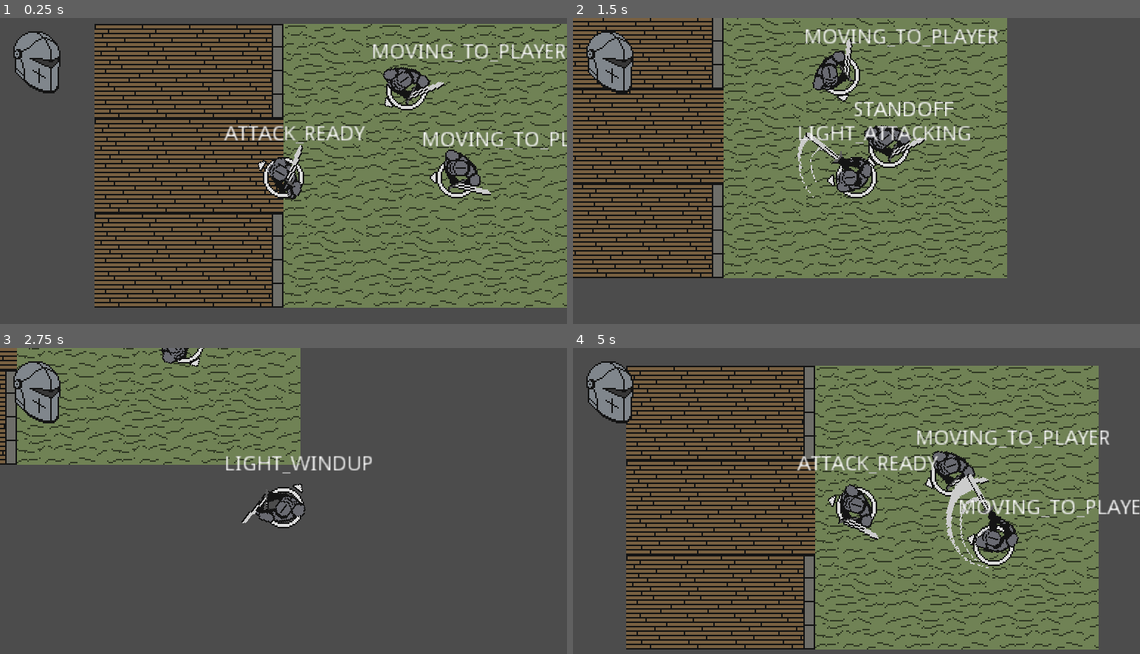
Above: before the commit, frames 1-4 (two rows, left to right).
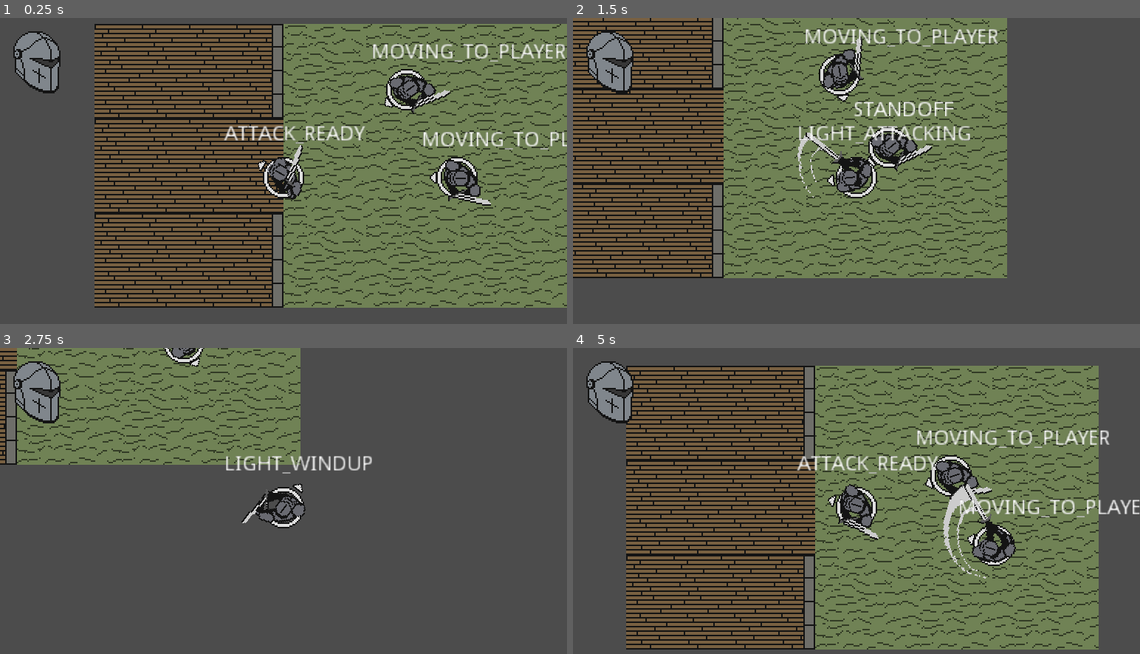
Above: after the commit, the same moments.

Repository: BGuerrero825/Slasher
Game: Godot game, scene res://Base.tscn
Same seed, same stepped clock (60 frames per second), same inputs: the game is played once before the commit and once after it.
Inputs (mouse positions are in pixels of both pictures, inside the frame that each line leads up to):
- Up to frame 1 (0.25 s): no input
- Up to frame 2 (1.5 s): move the mouse to (981, 161) at 0.52 s; press the mouse at (981, 161) at 0.53 s; hold D (move_right) 0.53-1.28 s; move the mouse to (743, 192) at 1.27 s; release the mouse at (743, 192) at 1.28 s; hold S (move_down) from 1.28 s (still down); click (743, 192) at 1.35 s
- Up to frame 3 (2.75 s): move the mouse to (340, 436) at 2.02 s; release S (move_down) at 2.03 s; press the mouse at (340, 436) at 2.03 s; hold D (move_right) from 2.03 s (still down)
- Up to frame 4 (5 s): move the mouse to (828, 571) at 2.77 s; release D (move_right) at 2.78 s; release the mouse at (828, 571) at 2.78 s; hold Up (move_up) 2.78-3.53 s; click (828, 571) at 2.85 s; move the mouse to (1026, 556) at 3.52 s; press the mouse at (1026, 556) at 3.53 s; hold A (move_left) from 3.53 s (still down); move the mouse to (686, 461) at 4.27 s; release the mouse at (686, 461) at 4.28 s; click (686, 461) at 4.35 s

The runs differ from the first frame. In frame 1, 1.4% of the frame differs, in the area x 67-87%, y 15-62%; in frame 2, 1.3%; in frame 3, 0.2%; in frame 4, 1.9%, in the area x 63-79%, y 33-76%.

Commit message:
adjusted npc sprite position

Diff:
--- a/objects/npc.tscn
+++ b/objects/npc.tscn
@@ -56,7 +56,6 @@
 texture = ExtResource( 2 )
 
 [node name="character" type="Sprite" parent="center"]
-position = Vector2( 0, 7 )
 rotation = 1.5708
 texture = ExtResource( 5 )
 offset = Vector2( 3, -5 )
